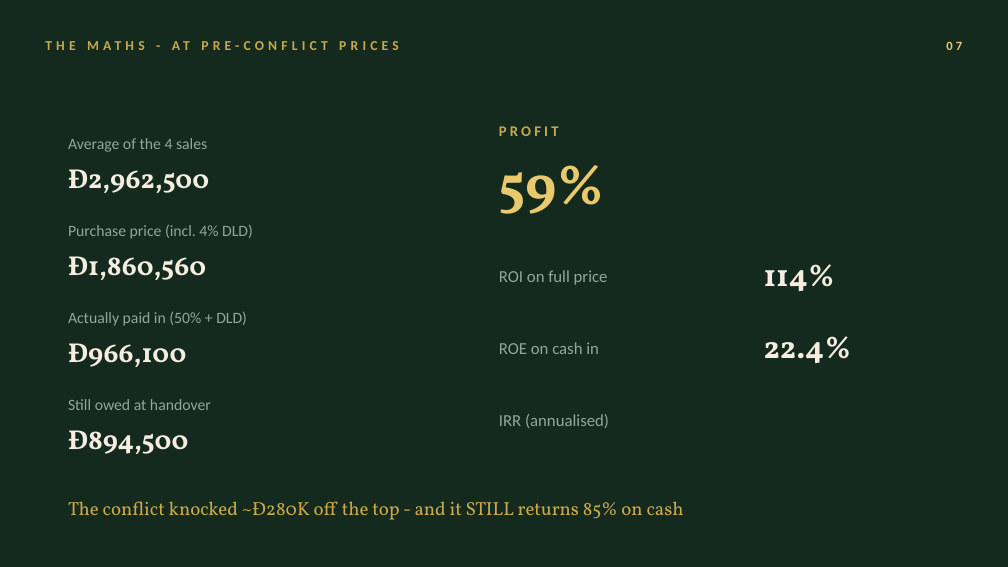
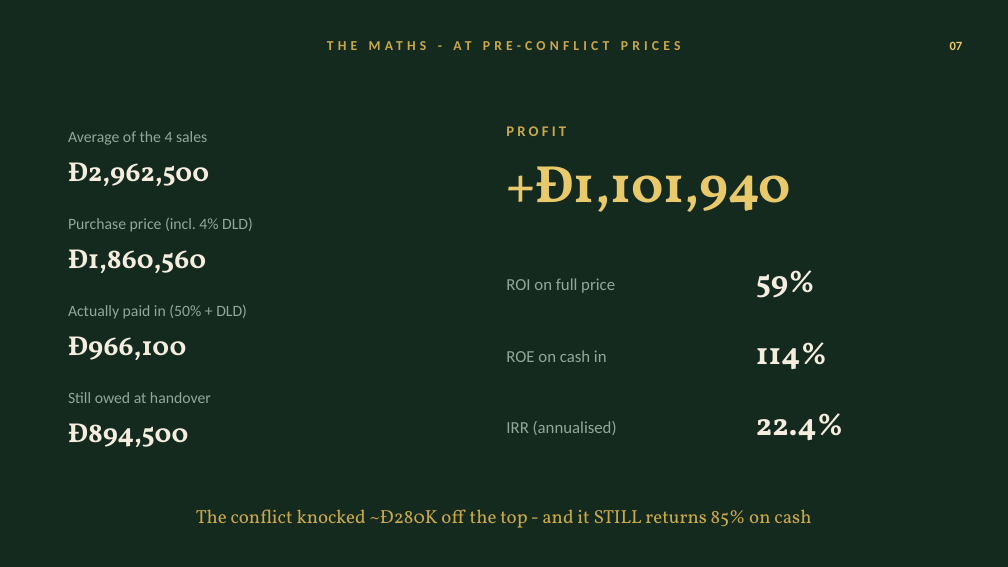
Before and after one commit to calum7macleod/dashboards, a slide deck: slide 8 of content-assets/lagoons-ep1/lagoons-review-ep1.pptx. Drawn at 1008x567 pixels with LibreOffice and Linux fonts; fonts in the diff are those of the drawing. Boxes give left, top, right and bottom in pixels: in the first picture for what was removed or moved away, otherwise in the second. Text is boxed around its words. In the diff, an @@ line names an element or a change of style, - is before the commit and + after.

```diff
--- a/content-assets/lagoons-ep1/lagoons-review-ep1.pptx
+++ b/content-assets/lagoons-ep1/lagoons-review-ep1.pptx
@@ text "THE MATHS - AT PRE-CONFLICT ..." at box(196, 509, 293, 523): alignment left to centre @@
@@ text "THE MATHS - AT PRE-CONFLICT ...": place and size @@
-text "THE MATHS - AT PRE-CONFLICT ..." at box(68, 501, 165, 515)
+text "THE MATHS - AT PRE-CONFLICT ..." at box(196, 509, 293, 523)
@@ text "07" at box(950, 41, 963, 50): letter spacing 3 to 0 pt @@
@@ text "PROFIT": place and size @@
-text "PROFIT" at box(499, 126, 559, 136)
+text "PROFIT" at box(506, 126, 566, 136)
@@ text "Average of the 4 sales": place and size @@
-text "Average of the 4 sales" at box(68, 138, 207, 152)
+text "Average of the 4 sales" at box(68, 131, 207, 145)
@@ text "Đ2,962,500": place and size @@
-text "Đ2,962,500" at box(68, 169, 209, 193)
+text "Đ2,962,500" at box(68, 162, 209, 186)
@@ text at box(506, 166, 791, 212): text changed; size 54 to 50 pt @@
-59%
++Đ1,101,940
@@ text "Purchase price (incl. 4% DLD)": place and size @@
-text "Purchase price (incl. 4% DLD)" at box(68, 225, 253, 239)
+text "Purchase price (incl. 4% DLD)" at box(68, 218, 253, 232)
@@ text "Đ1,860,560": place and size @@
-text "Đ1,860,560" at box(68, 256, 206, 280)
+text "Đ1,860,560" at box(68, 249, 206, 273)
@@ text "ROI on full price": place and size @@
-text "ROI on full price" at box(499, 270, 608, 285)
+text "ROI on full price" at box(506, 278, 615, 293)
@@ text "Actually paid in (50% + ...": place and size @@
-text "Actually paid in (50% + ..." at box(68, 312, 247, 326)
+text "Actually paid in (50% + ..." at box(68, 305, 247, 319)
@@ text added at box(756, 270, 815, 298), 30 pt, text #F5EDE0, bold @@
+59%
@@ text "Đ966,100": place and size @@
-text "Đ966,100" at box(68, 343, 186, 367)
+text "Đ966,100" at box(68, 336, 186, 360)
@@ text "114%": place and size @@
-text "114%" at box(764, 264, 836, 292)
+text "114%" at box(756, 342, 828, 369)
@@ text "ROE on cash in": place and size @@
-text "ROE on cash in" at box(499, 342, 599, 354)
+text "ROE on cash in" at box(506, 350, 607, 362)
@@ text "Still owed at handover": place and size @@
-text "Still owed at handover" at box(68, 399, 211, 410)
+text "Still owed at handover" at box(68, 392, 211, 403)
@@ text "Đ894,500": place and size @@
-text "Đ894,500" at box(68, 430, 189, 454)
+text "Đ894,500" at box(68, 423, 189, 447)
@@ text "IRR (annualised)": place and size @@
-text "IRR (annualised)" at box(499, 414, 609, 428)
+text "IRR (annualised)" at box(506, 421, 617, 435)
@@ text "22.4%": place and size @@
-text "22.4%" at box(764, 336, 852, 363)
+text "22.4%" at box(756, 413, 844, 441)
@@ text "The conflict knocked ~Đ280K off ...": place and size @@
-text "The conflict knocked ~Đ280K off ..." at box(169, 501, 684, 520)
+text "The conflict knocked ~Đ280K off ..." at box(297, 509, 811, 528)
@@ text "The conflict knocked ~Đ280K off ..." at box(297, 509, 811, 528): alignment left to centre @@
```
Also in this commit, not shown: 8 other slides changed.
